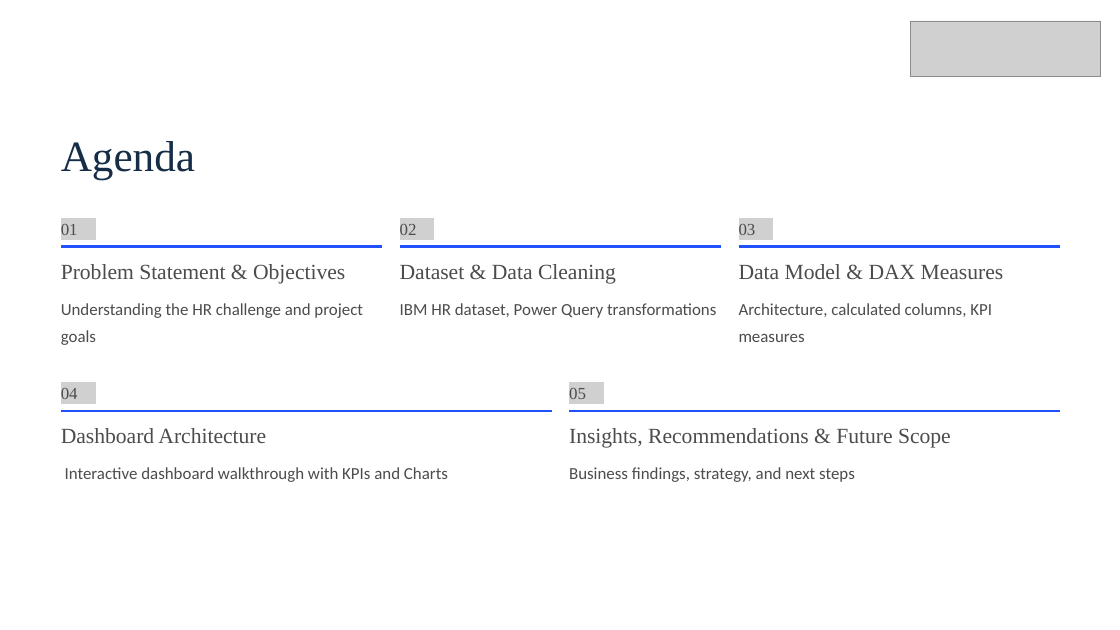
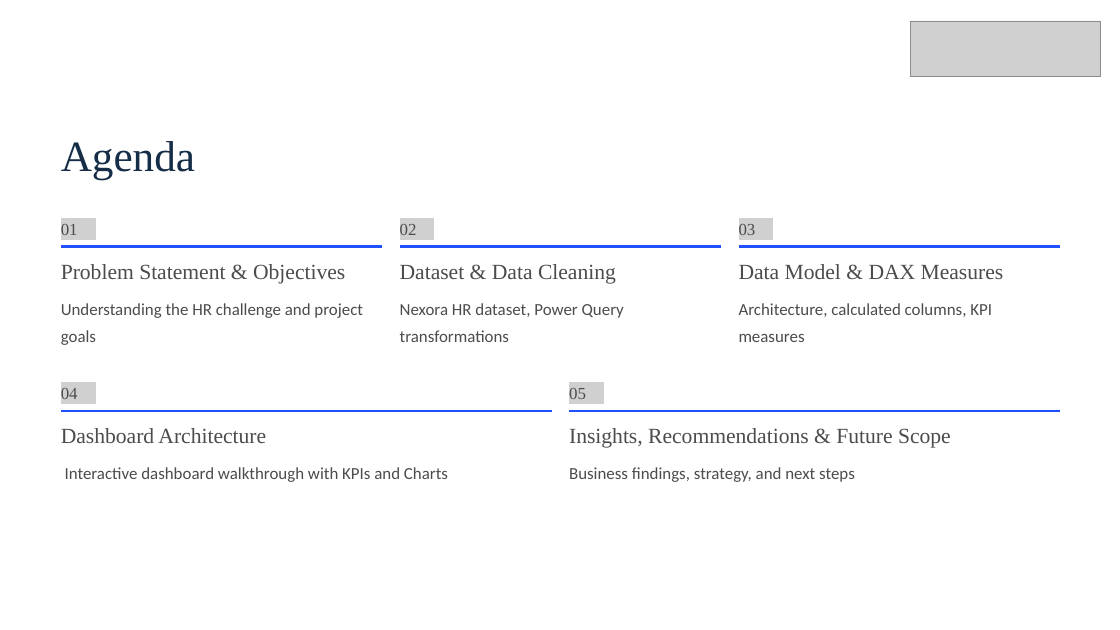
Before and after one commit to Ishan2025-new/Power-BI-Project----HR-Employee-Analytics-Dashboard, a slide deck: slide 2 of HR-Employee-Analytics-Dashboard.pptx. Drawn at 1120x630 pixels with LibreOffice and Linux fonts; fonts in the diff are those of the drawing; grey boxes stand for pictures. Boxes give left, top, right and bottom in pixels: in the first picture for what was removed or moved away, otherwise in the second. Text is boxed around its words. In the diff, an @@ line names an element or a change of style, - is before the commit and + after.

```diff
--- a/HR-Employee-Analytics-Dashboard.pptx
+++ b/HR-Employee-Analytics-Dashboard.pptx
@@ text at [400, 303, 624, 342]: text changed @@
-IBM HR dataset, Power Query transformations
+Nexora HR dataset, Power Query transformations
```
Also in this commit, not shown: 2 other slides changed, 2 other files.
